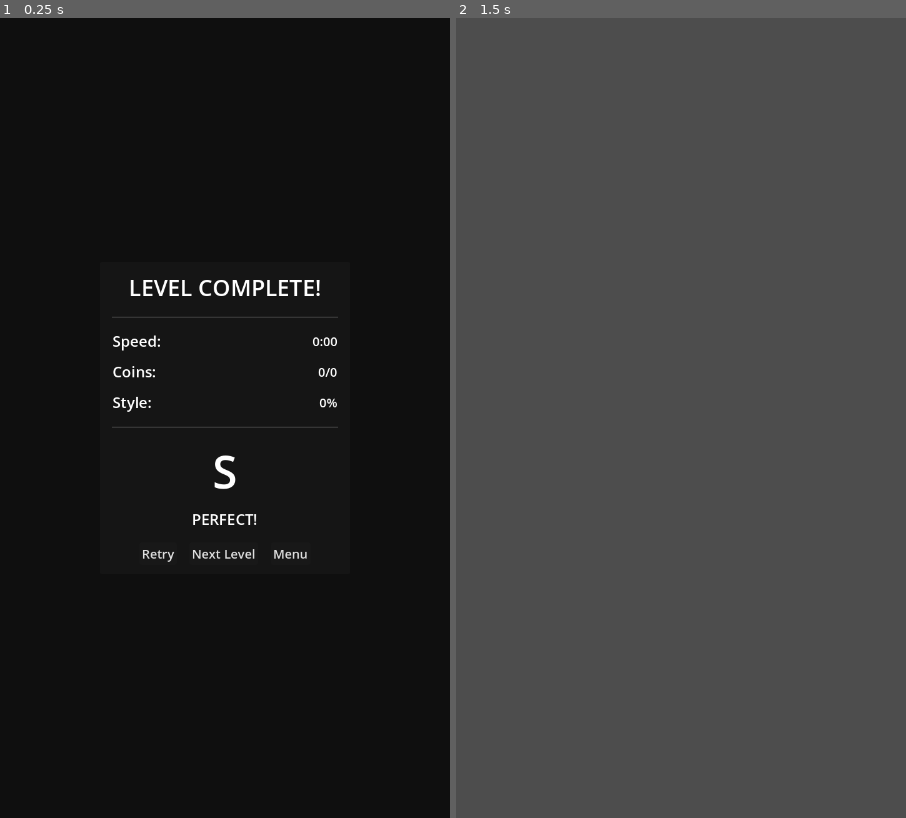
Above: before the commit, frames 1-2 (left to right).
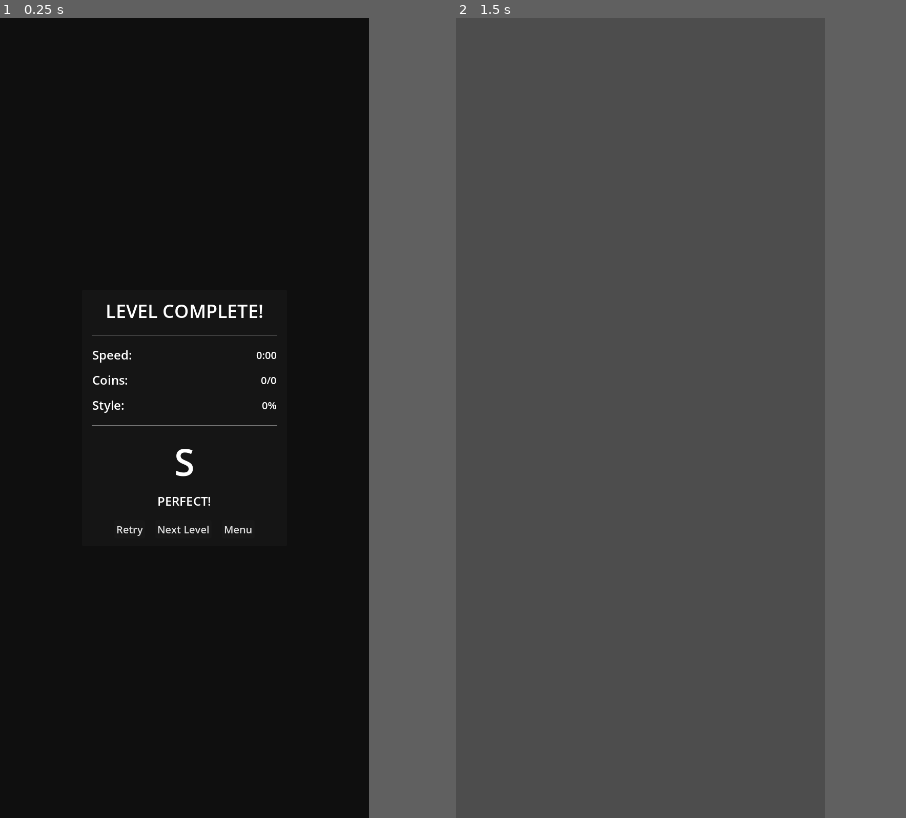
Above: after the commit, the same moments.

Repository: rubiconRiver/tomb-of-the-mask-clone
Game: Godot game, scene res://scenes/ui/ResultsScreen.tscn
The game is run twice, just before and just after one commit, with the same random seed, the same clock (stepped at 60 frames per second) and the same inputs. This scene is started directly instead of the project's main scene.
Inputs (mouse positions are in pixels of both pictures, inside the frame that each line leads up to):
- Up to frame 1 (0.25 s): no input
- Up to frame 2 (1.5 s): click "Retry" at 0.5 s; tap Enter at 1.25 s; move the mouse to (780, 378) at 1.27 s; hold Right (ui_right) from 1.28 s (still down); tap 1 at 1.35 s; click (780, 378) at 1.42 s
In our replay, the window is 450x800 before the commit and 369x800 after it. These sizes can differ from the game's own. Grey fills any space a smaller window leaves; there, only what the larger window draws over its background counts as a difference.

The runs differ from the first frame. In frame 1, 2.0% of the frame differs, in the area x 20-76%, y 32-68%; in frame 2, only the window size differs.

Commit message:
fix reset

Diff:
--- a/project.godot
+++ b/project.godot
@@ -23,8 +23,10 @@
 [display]
 
 window/size/viewport_width=720
-window/size/viewport_height=1280
-window/size/mode=2
+window/size/viewport_height=1560
+window/size/window_width_override=393
+window/size/window_height_override=852
+window/size/mode=0
 window/stretch/mode="viewport"
 window/handheld/orientation=1
 
--- a/scenes/main.tscn
+++ b/scenes/main.tscn
@@ -22,8 +22,13 @@
 [node name="Background" type="ColorRect" parent="."]
 z_index = -10
 material = SubResource("ShaderMaterial_1")
-offset_right = 720.0
-offset_bottom = 1280.0
+anchors_preset = 15
+anchor_right = 1.0
+anchor_bottom = 1.0
+offset_left = -2000.0
+offset_top = -2000.0
+offset_right = 2000.0
+offset_bottom = 2000.0
 color = Color(0, 0, 0.1, 1)
 
 [node name="UILayer" type="CanvasLayer" parent="."]
--- a/scenes/obstacles/Goal.tscn
+++ b/scenes/obstacles/Goal.tscn
@@ -3,7 +3,7 @@
 [ext_resource type="Script" path="res://scripts/obstacles/Goal.gd" id="1"]
 
 [sub_resource type="RectangleShape2D" id="RectangleShape2D_1"]
-size = Vector2(64, 64)
+size = Vector2(32, 32)
 
 [sub_resource type="CanvasItemMaterial" id="CanvasItemMaterial_1"]
 
--- a/scenes/player/Player.tscn
+++ b/scenes/player/Player.tscn
@@ -22,3 +22,7 @@
 
 [node name="CollisionShape2D" type="CollisionShape2D" parent="Area2D"]
 shape = SubResource("1")
+
+[node name="Camera2D" type="Camera2D" parent="."]
+position_smoothing_enabled = true
+position_smoothing_speed = 8.0
--- a/scripts/GameManager.gd
+++ b/scripts/GameManager.gd
@@ -645,6 +645,9 @@
 	var results_scene = preload("res://scenes/ui/ResultsScreen.tscn")
 	var results_screen = results_scene.instantiate()
 
+	# Pass the game_manager reference before adding to tree
+	results_screen.game_manager = self
+
 	# Add to UILayer instead of directly to GameManager
 	var ui_layer = get_node("UILayer")
 	if ui_layer:
@@ -659,21 +662,14 @@
 	results_screen.show_results(level_complete_time, coins, total_coins_in_level, style_accuracy, current_level + 1)
 
 func restart_level():
-	is_level_complete = false
-	level_start_time = Time.get_ticks_msec() / 1000.0
-	coins = 0
-
-	# Reload the current level
-	if level_generator:
-		level_generator.generate_level()
-		var spawn_pos = level_generator.get_player_spawn_position()
-		if player:
-			player.position = spawn_pos
-			player.reset()
-
-	# Reset style scoring
-	if style_score_manager:
-		style_score_manager.reset_score()
+	# Save current level before resetting
+	var saved_level = current_level
+
+	# Use start_game to properly reset everything
+	start_game()
+
+	# Restore the level we were on
+	current_level = saved_level
 
 func next_level():
 	current_level += 1
--- a/scripts/obstacles/Goal.gd
+++ b/scripts/obstacles/Goal.gd
@@ -39,6 +39,9 @@
 
 func _on_body_entered(body):
 	if body.is_in_group("player"):
+		print("Goal detection - Player pos: ", body.position, " Goal pos: ", position)
+		print("Distance: ", body.position.distance_to(position))
+
 		emit_signal("player_reached_goal")
 
 		# Visual feedback
--- a/scripts/ui/ResultsScreen.gd
+++ b/scripts/ui/ResultsScreen.gd
@@ -30,7 +30,6 @@
 const STYLE_PERCENTAGES = [40, 70, 90]  # 1 star at 40%, 2 at 70%, 3 at 90%
 
 func _ready():
-	game_manager = get_node("/root/GameManager")
 	retry_button.pressed.connect(_on_retry_pressed)
 	next_button.pressed.connect(_on_next_pressed)
 	menu_button.pressed.connect(_on_menu_pressed)
@@ -133,16 +132,18 @@
 	return "%d:%02d" % [minutes, secs]
 
 func _on_retry_pressed():
+	print("Retry pressed")
 	if game_manager:
+		print("restarting level")
 		game_manager.restart_level()
-	visible = false
+	queue_free()
 
 func _on_next_pressed():
 	if game_manager:
 		game_manager.next_level()
-	visible = false
+	queue_free()
 
 func _on_menu_pressed():
 	if game_manager:
 		game_manager.return_to_menu()
-	visible = false
+	queue_free()
